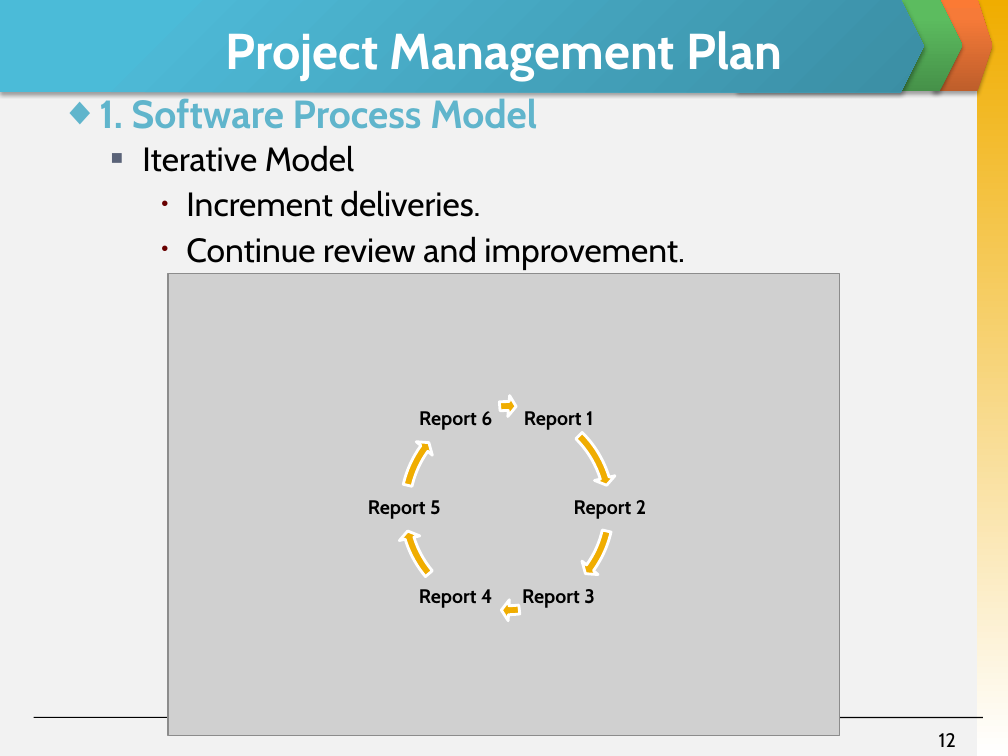
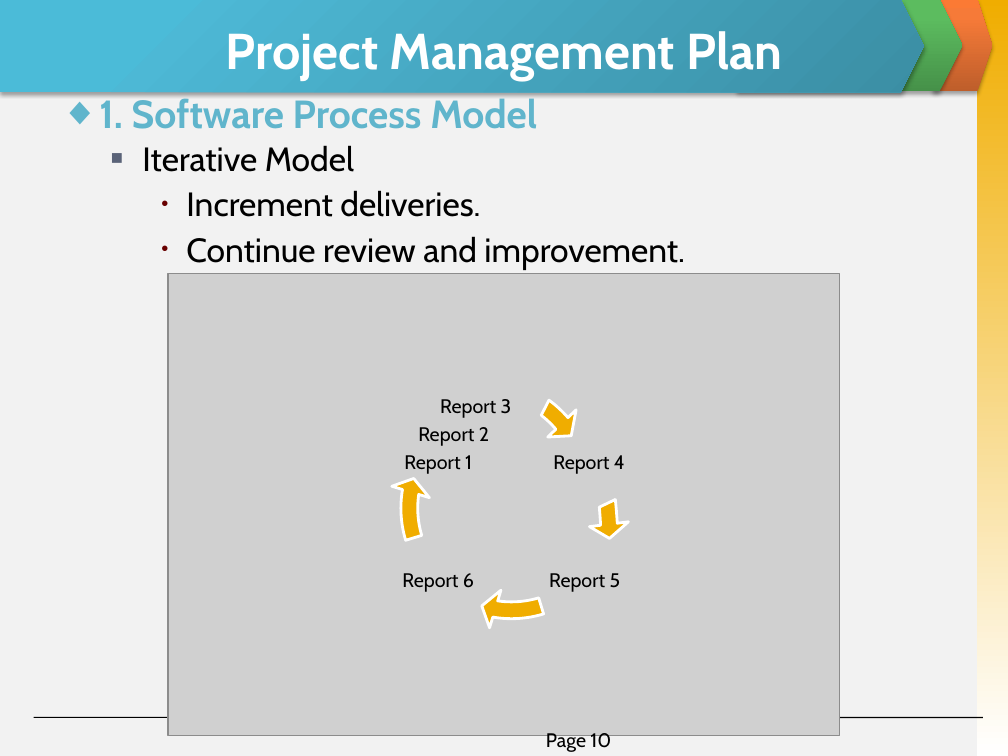
Before and after one commit to invisibleghost/e-learning-website, a slide deck: slide 10 of Document/Final report/Slide Present E-Learning.pptx (slide 12 before the commit). Drawn at 1008x756 pixels with LibreOffice and Linux fonts; fonts in the diff are those of the drawing; grey boxes stand for pictures. Boxes give left, top, right and bottom in pixels: in the first picture for what was removed or moved away, otherwise in the second. Text is boxed around its words. In the diff, an @@ line names an element or a change of style, - is before the commit and + after.

```diff
--- a/Document/Final report/Slide Present E-Learning.pptx
+++ b/Document/Final report/Slide Present E-Learning.pptx
@@ proportions changed in 4 elements at [390, 386, 634, 630], [390, 386, 634, 630], [370, 370, 614, 655], [386, 307, 629, 756] @@
@@ circular arrow: place and size @@
-circular arrow at [394, 395, 619, 620]
+circular arrow at [386, 307, 629, 756]
@@ circular arrow: place and size @@
-circular arrow at [394, 395, 619, 620]
+circular arrow at [370, 370, 614, 655]
@@ circular arrow: place and size @@
-circular arrow at [394, 395, 619, 620]
+circular arrow at [390, 386, 634, 630]
@@ circular arrow: place and size @@
-circular arrow at [394, 395, 619, 620]
+circular arrow at [390, 386, 634, 630]
@@ text "Report 3": place and size @@
-text "Report 3" at [524, 411, 593, 430]
+text "Report 3" at [404, 399, 512, 474]
@@ group removed at [394, 395, 646, 620]: 2 texts, 2 circular arrows @@
-Report 2
-Report 3
@@ text at [418, 399, 512, 446]: paragraphs added @@
+Report 3
+Report 2
@@ text "Report 4": place and size @@
-text "Report 4" at [419, 589, 492, 608]
+text "Report 4" at [553, 455, 625, 474]
@@ text at [404, 455, 472, 474]: bold off in "Report 1" @@
@@ text "Report 6": place and size @@
-text "Report 6" at [419, 411, 492, 430]
+text "Report 6" at [402, 573, 474, 592]
@@ bold off in 3 elements at [402, 573, 474, 592], [553, 455, 625, 474], [549, 573, 621, 592] @@
@@ text "Report 5": place and size @@
-text "Report 5" at [368, 500, 441, 519]
+text "Report 5" at [549, 573, 621, 592]
@@ page number added at [546, 733, 611, 752], 14 pt, text #000000 @@
+Page 10
@@ page number removed at [939, 733, 956, 747] @@
-12
```
Also in this commit, not shown: 29 other slides changed, 2 slides added, 3 slides removed.
